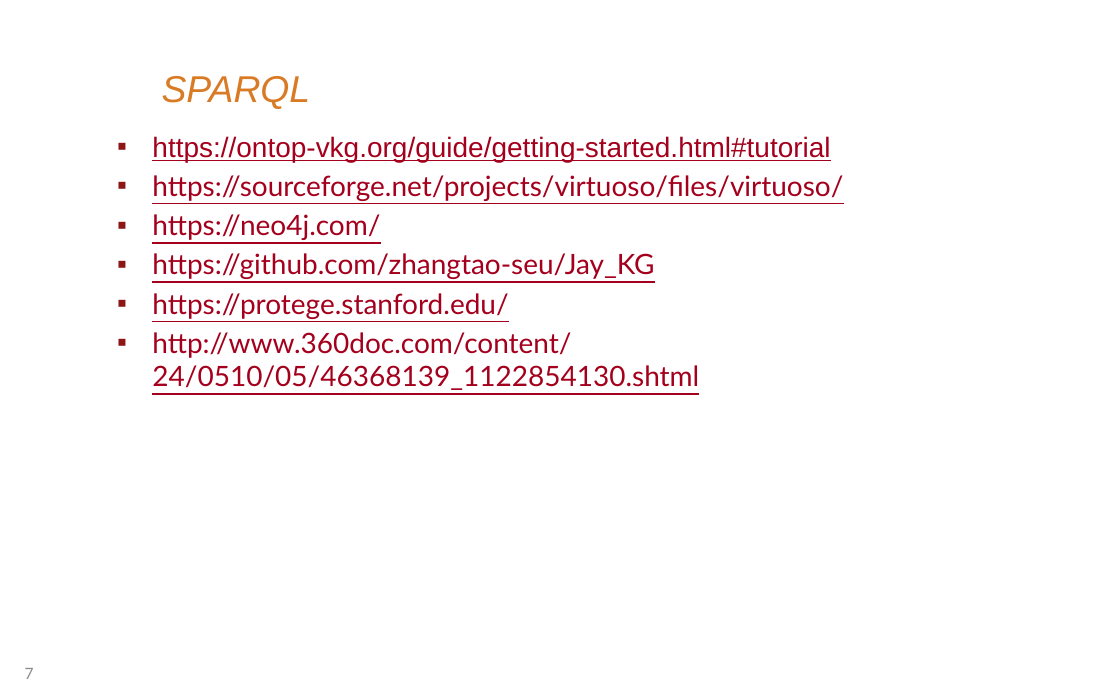
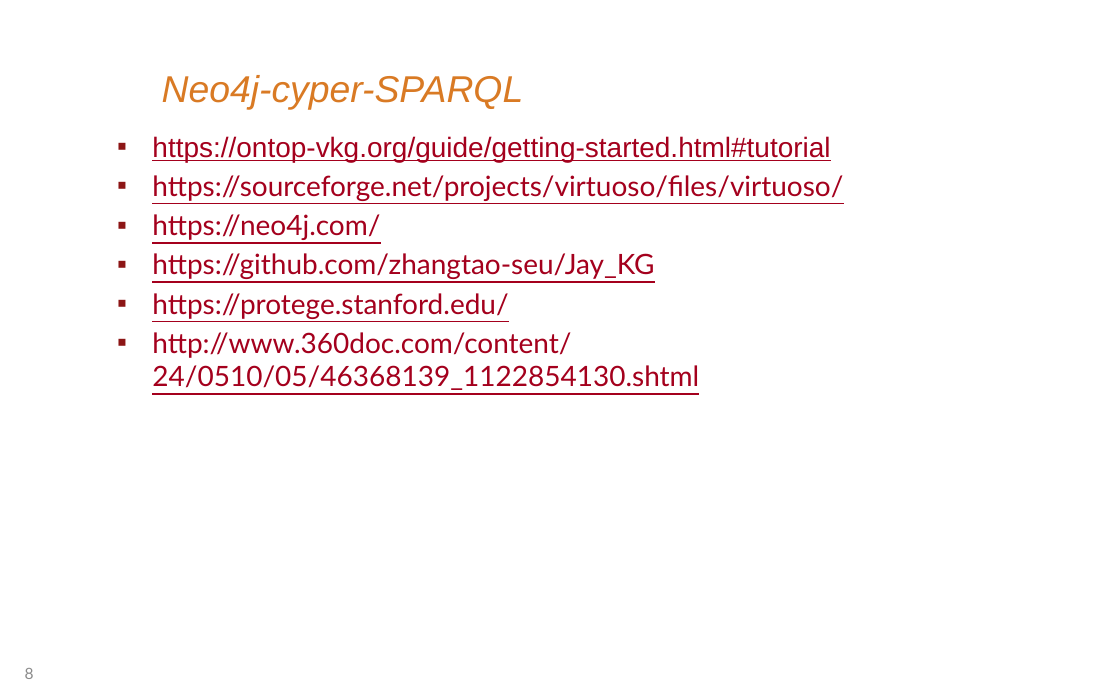
Before and after one commit to zhangleihan/text-mining, a slide deck: slide 8 of lesson-14/lesson-14.pptx (slide 7 before the commit). Drawn at 1120x700 pixels with LibreOffice and Linux fonts; fonts in the diff are those of the drawing; background and template pictures are left out. Boxes give left, top, right and bottom in pixels: in the first picture for what was removed or moved away, otherwise in the second. Text is boxed around its words. In the diff, an @@ line names an element or a change of style, - is before the commit and + after.

```diff
--- a/lesson-14/lesson-14.pptx
+++ b/lesson-14/lesson-14.pptx
@@ title at (x1=162, y1=75, x2=524, y2=109): text changed @@
-SPARQL
+Neo4j-cyper-SPARQL
@@ page number at (x1=25, y1=668, x2=34, y2=679): text changed @@
-7
+8
```
Also in this commit, not shown: 2 slides added, 2 other files.
